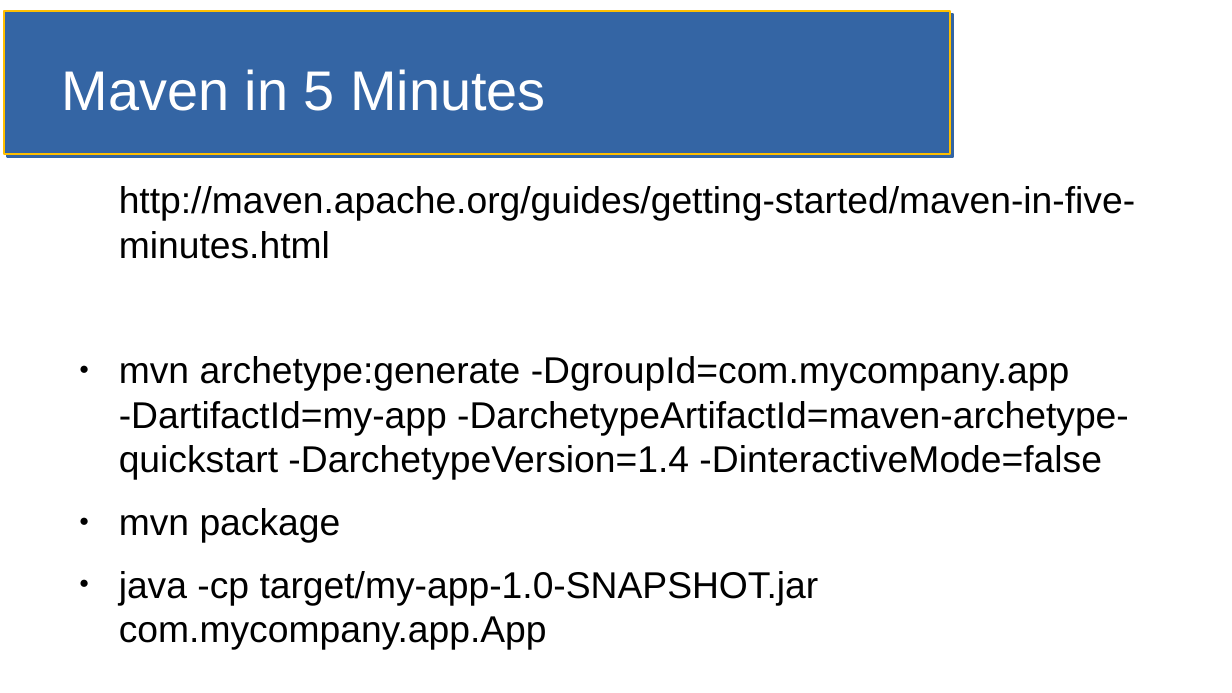
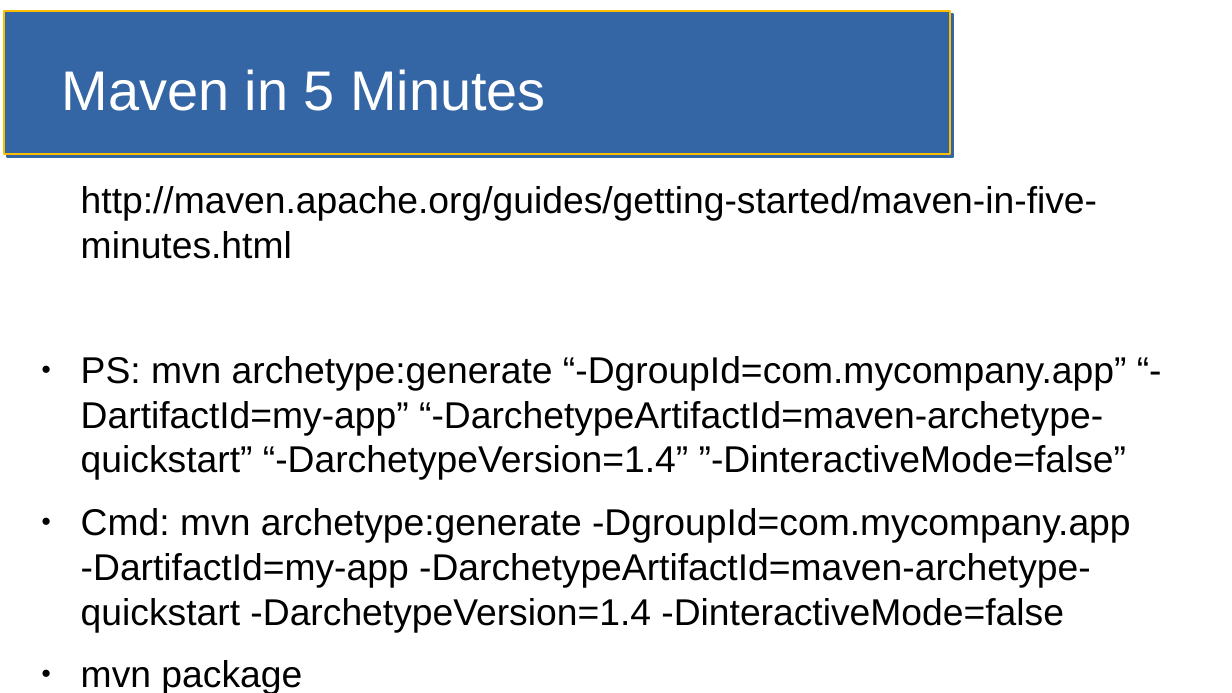
Before and after one commit to jfdoyle3/maven_class, a slide deck: slide 4 of slides/maven.odp (slide 3 before the commit). Drawn at 1232x693 pixels with LibreOffice and Linux fonts; fonts in the diff are those of the drawing. Boxes give left, top, right and bottom in pixels: in the first picture for what was removed or moved away, otherwise in the second. Text is boxed around its words. In the diff, an @@ line names an element or a change of style, - is before the commit and + after.

Commit message:
Added more slides

```diff
--- a/slides/maven.odp
+++ b/slides/maven.odp
@@ text "http://maven.apache.org/guides/getting-started/maven-in-five ...": place and size @@
-text "http://maven.apache.org/guides/getting-started/maven-in-five ..." at bbox=[119, 186, 1135, 605]
+text "http://maven.apache.org/guides/getting-started/maven-in-five ..." at bbox=[81, 186, 1131, 693]
@@ text at bbox=[81, 356, 1131, 632]: text changed @@
-● mvn archetype:generate -DgroupId=com.mycompany.app -DartifactId=my-app -DarchetypeArtifactId=maven-archetype-quickstart -DarchetypeVersion=1.4 -DinteractiveMode=false
+● PS: mvn archetype:generate “-DgroupId=com.mycompany.app” “-DartifactId=my-app” “-DarchetypeArtifactId=maven-archetype-quickstart” “-DarchetypeVersion=1.4” ”-DinteractiveMode=false”
+● Cmd: mvn archetype:generate -DgroupId=com.mycompany.app -DartifactId=my-app -DarchetypeArtifactId=maven-archetype-quickstart -DarchetypeVersion=1.4 -DinteractiveMode=false
```
Also in this commit, not shown: 1 other slide changed, 2 slides added, 2 other files.
